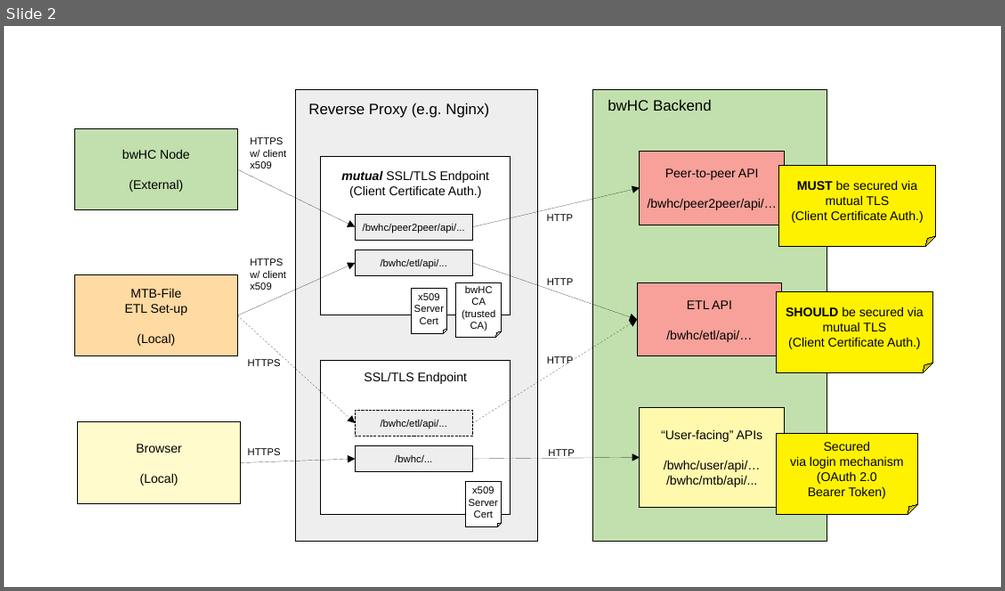
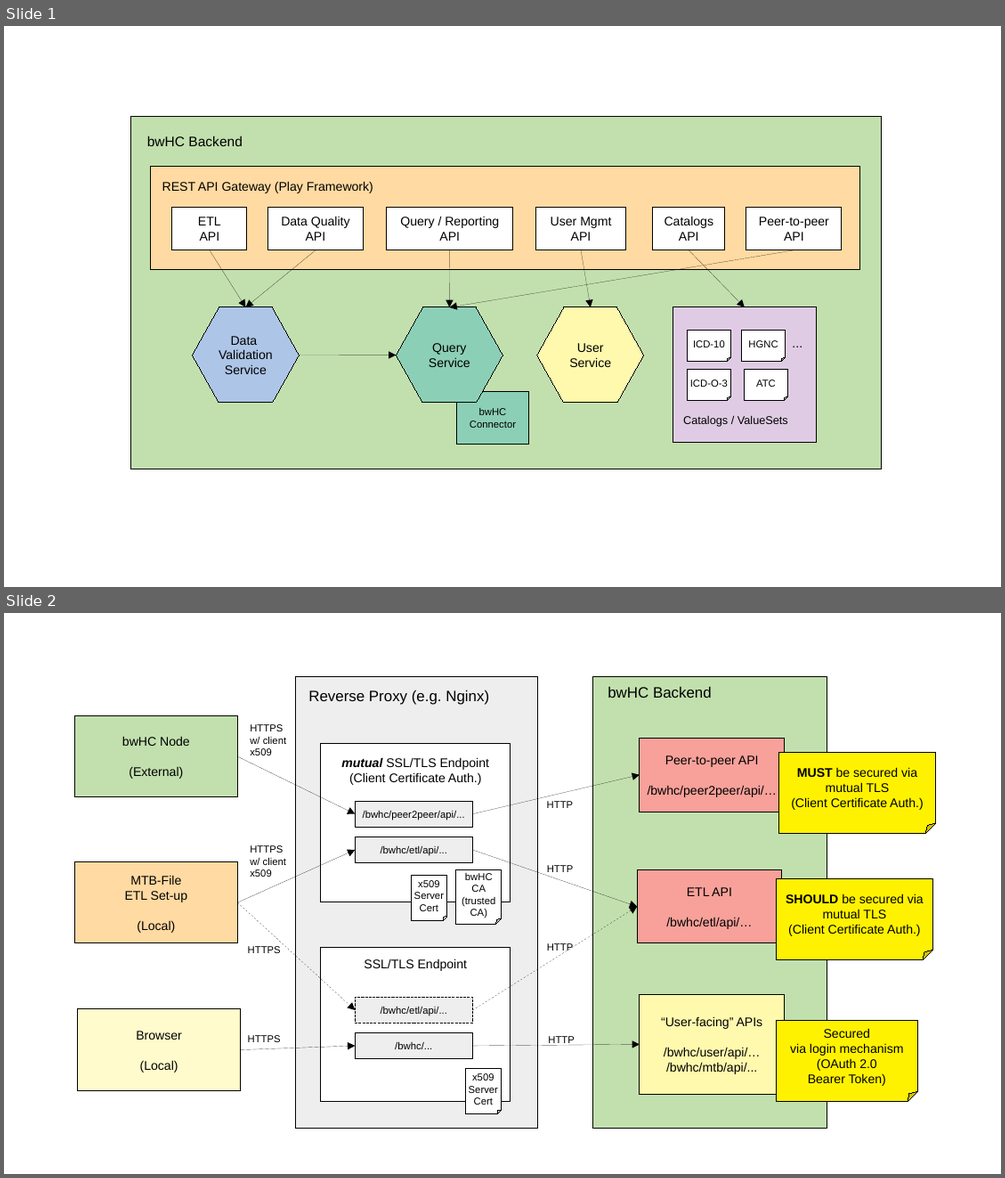
Before and after one commit to berkayozdin/bwHC-REST-API-Gateway, a slide deck: deployment/Documentation_Diagrams.odp. Shown one above the other, each under a label of ours: slide 2 before the commit, slides 1 and 2 after it. The pictures are 1005x591 and 1005x1178 pixels, drawn with LibreOffice and Linux fonts; fonts in the diff are those of the drawing. Boxes give left, top, right and bottom in pixels: in the first picture for what was removed or moved away, otherwise in the second. Text is boxed around its words. In the diff, an @@ line names an element or a change of style, - is before the commit and + after.

```diff
--- a/deployment/Documentation_Diagrams.odp
+++ b/deployment/Documentation_Diagrams.odp
@@ slide 1 added at (x1=4, y1=26, x2=1001, y2=587), background #FFFFFF @@
@@ rectangle added at (x1=130, y1=117, x2=882, y2=469), fill #C2E0AE, outline #000000 0 pt @@
@@ text added at (x1=147, y1=135, x2=243, y2=146), 11 pt, text #000000 @@
+bwHC Backend
@@ rectangle added at (x1=151, y1=167, x2=859, y2=269), fill #FFDAA2, outline #000000 0 pt @@
@@ text added at (x1=162, y1=181, x2=373, y2=193), 10 pt, text #000000 @@
+REST API Gateway (Play Framework)
@@ rectangle added at (x1=172, y1=208, x2=247, y2=250), fill #FFFFFF, outline #000000 0 pt, 10 pt, text #000000 @@
+ETL
+API
@@ rectangle added at (x1=268, y1=208, x2=363, y2=250), fill #FFFFFF, outline #000000 0 pt, 10 pt, text #000000 @@
+Data Quality
+API
@@ rectangle added at (x1=387, y1=208, x2=513, y2=250), fill #FFFFFF, outline #000000 0 pt, 10 pt, text #000000 @@
+Query / Reporting
+API
@@ rectangle added at (x1=536, y1=208, x2=626, y2=250), fill #FFFFFF, outline #000000 0 pt, 10 pt, text #000000 @@
+User Mgmt
+API
@@ rectangle added at (x1=653, y1=208, x2=725, y2=250), fill #FFFFFF, outline #000000 0 pt, 10 pt, text #000000 @@
+Catalogs
+API
@@ rectangle added at (x1=746, y1=208, x2=841, y2=250), fill #FFFFFF, outline #000000 0 pt, 10 pt, text #000000 @@
+Peer-to-peer
+API
@@ arrow added from (210, 250) to (245, 307), #000000 0 pt @@
@@ arrow added from (316, 250) to (245, 307), #000000 0 pt @@
@@ arrow added from (450, 250) to (450, 307), #000000 0 pt @@
@@ arrow added from (794, 250) to (450, 307), #000000 0 pt @@
@@ arrow added from (581, 250) to (591, 307), #000000 0 pt @@
@@ arrow added from (688, 250) to (744, 307), #000000 0 pt @@
@@ hexagon added at (x1=192, y1=307, x2=299, y2=402), fill #ADC5E7, outline #000000 0 pt, 10 pt, text #000000 @@
+Data
+Validation
+Service
@@ hexagon added at (x1=396, y1=307, x2=502, y2=402), fill #8CCFB7, outline #000000 0 pt, 10 pt, text #000000 @@
+Query
+Service
@@ hexagon added at (x1=537, y1=307, x2=644, y2=402), fill #FFF9AE, outline #000000 0 pt, 10 pt, text #000000 @@
+User
+Service
@@ rectangle added at (x1=672, y1=307, x2=817, y2=443), fill #DFCCE4, outline #000000 0 pt @@
@@ folded corner added at (x1=688, y1=329, x2=730, y2=361), fill #FFFFFF, outline #000000 0 pt, 8 pt, text #000000 @@
+ICD-10
@@ folded corner added at (x1=742, y1=329, x2=785, y2=361), fill #FFFFFF, outline #000000 0 pt, 8 pt, text #000000 @@
+HGNC
@@ text added at (x1=784, y1=331, x2=817, y2=358), 10 pt, text #000000 @@
+...
@@ arrow added from (299, 355) to (396, 355), #000000 0 pt @@
@@ folded corner added at (x1=688, y1=370, x2=730, y2=401), fill #FFFFFF, outline #000000 0 pt, 8 pt, text #000000 @@
+ICD-O-3
@@ folded corner added at (x1=744, y1=370, x2=787, y2=401), fill #FFFFFF, outline #000000 0 pt, 8 pt, text #000000 @@
+ATC
@@ rectangle added at (x1=457, y1=393, x2=528, y2=444), fill #8CCFB7, outline #000000 0 pt, 8 pt, text #000000 @@
+bwHC
+Connector
@@ text added at (x1=683, y1=415, x2=788, y2=426), 9 pt, text #000000 @@
+Catalogs / ValueSets
```
Also in this commit, not shown: 1 slide removed, 9 other files.
